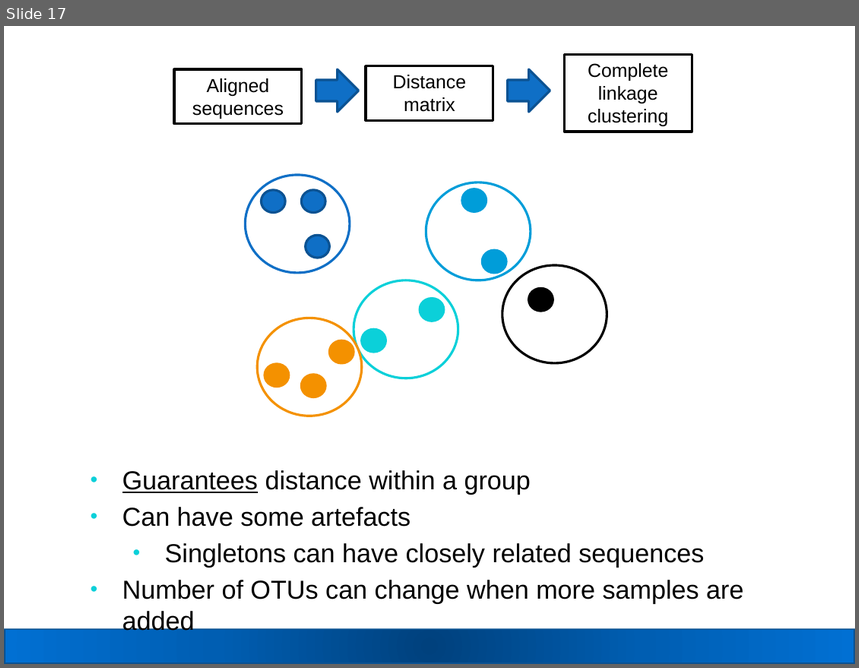
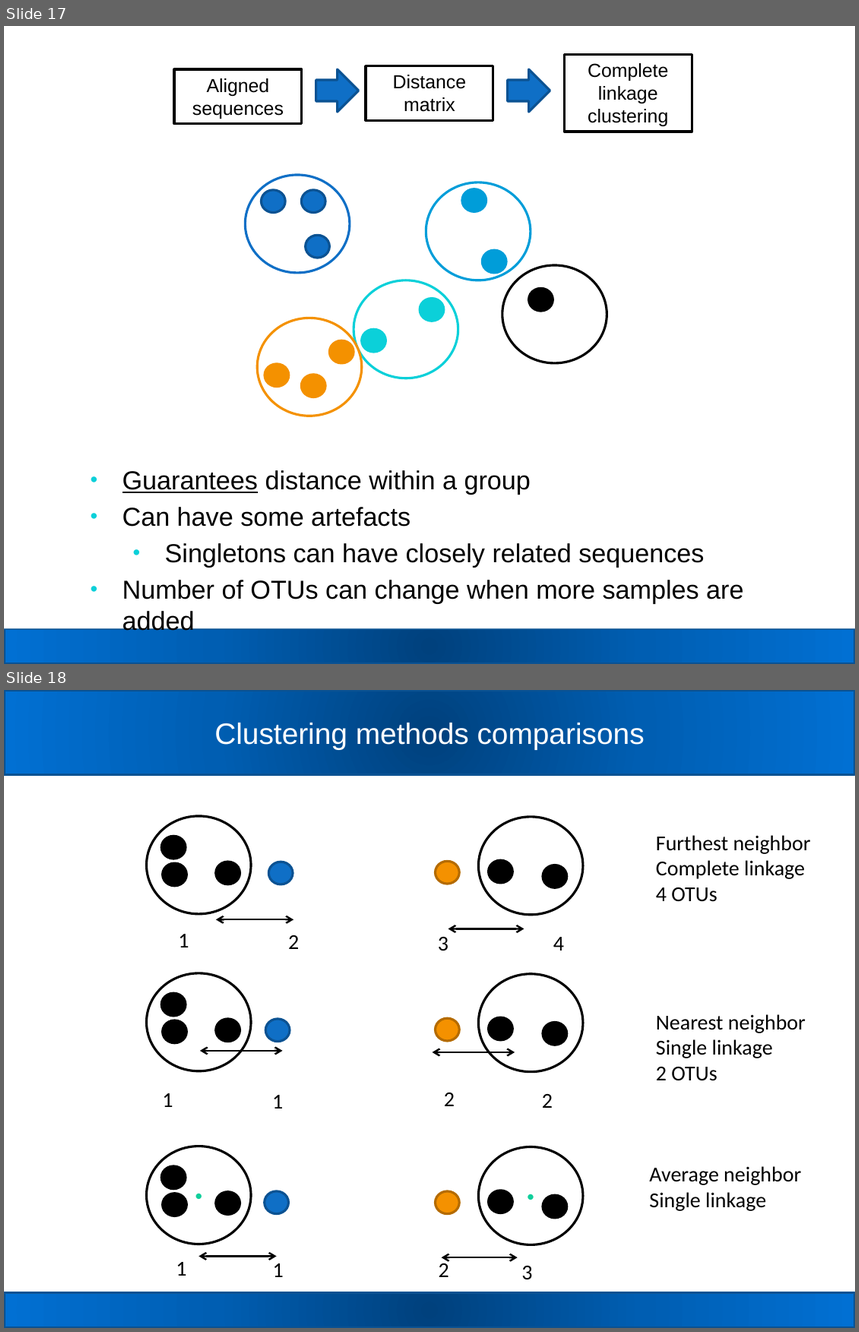
Before and after one commit to carden24/MIC506-Workshop, a slide deck: W2_16S_analysis.pptx. Shown one above the other, each under a label of ours: slide 17 before the commit, slides 17 and 18 after it. The pictures are 859x668 and 859x1332 pixels, drawn with LibreOffice and Linux fonts; fonts in the diff are those of the drawing. Boxes give left, top, right and bottom in pixels: in the first picture for what was removed or moved away, otherwise in the second. Text is boxed around its words. In the diff, an @@ line names an element or a change of style, - is before the commit and + after.

```diff
--- a/W2_16S_analysis.pptx
+++ b/W2_16S_analysis.pptx
@@ slide 18 added at [4,690,855,1328], background #FFFFFF; not listed: 2 template elements that a slide beside it also shows @@
@@ title added at [215,722,645,749], 25 pt, text #FFFFFF @@
+Clustering methods comparisons
@@ text added at [656,835,811,902], 18 pt, text #000000 @@
+Furthest neighbor
+Complete linkage
+4 OTUs
@@ group added at [146,816,584,951]: 9 ellipses, 4 texts, 2 double arrows @@
+3
+4
+1
+2
@@ text added at [656,1015,806,1081], 18 pt, text #000000 @@
+Nearest neighbor
+Single linkage
+2 OTUs
@@ group added at [146,973,584,1109]: 9 ellipses, 4 texts, 2 double arrows @@
+1
+1
+2
+2
@@ text added at [649,1167,801,1211], 18 pt, text #000000 @@
+Average neighbor
+Single linkage
@@ group added at [146,1146,584,1281]: 9 ellipses, 4 texts, 2 double arrows @@
+●
+●
+1
+1
+2
+3
```
Also in this commit, not shown: 4 slides changed.
